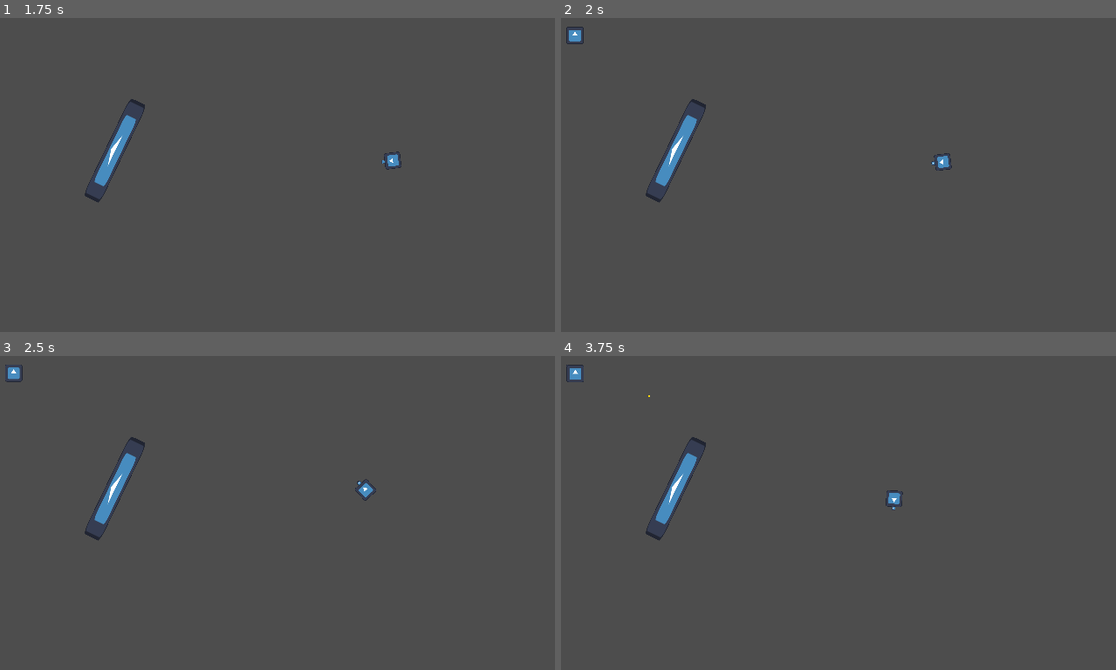
Above: before the commit, frames 1-4 (two rows, left to right).
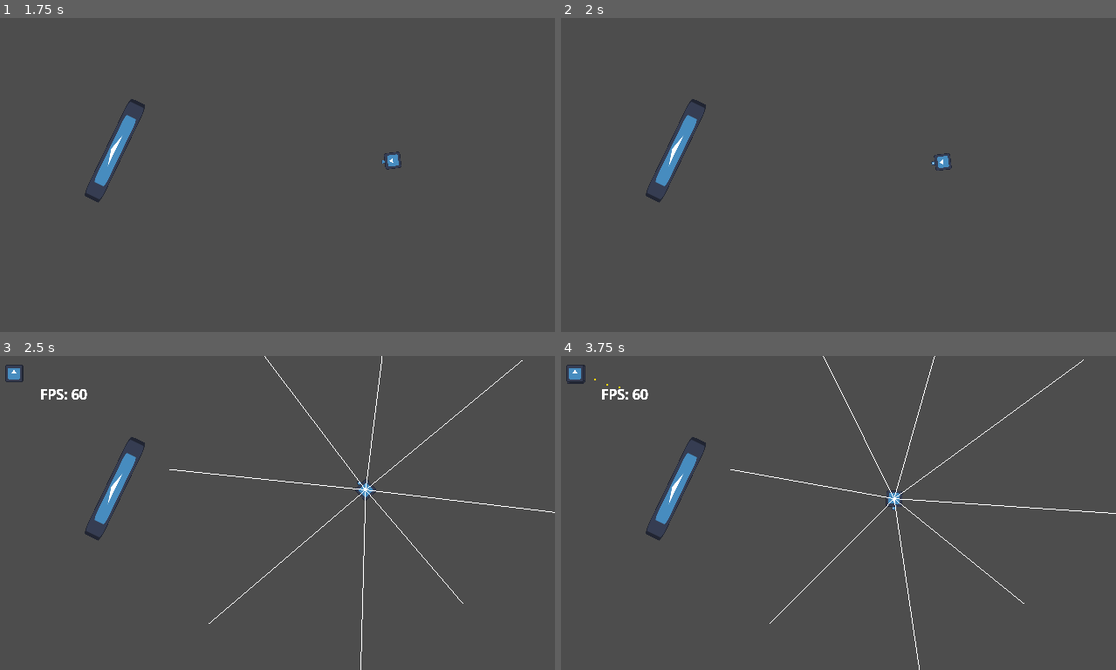
Above: after the commit, the same moments.

Repository: gabriel-r-s/vamp-theft-survivors
Game: Godot game, scene res://scenes/enemy_debug.tscn
Same seed, same stepped clock (60 frames per second), same inputs: the game is played once before the commit and once after it. The project has no main scene, so this scene is started directly. The engine's default icon, where the game draws it, is replaced by a stand-in: a white triangle on a blue panel in a dark square.
Inputs (mouse positions are in pixels of both pictures, inside the frame that each line leads up to):
- Up to frame 1 (1.75 s): tap Enter at 0.5 s; move the mouse to (399, 159) at 0.52 s; click (399, 159) at 0.67 s; move the mouse to (166, 190) at 1.27 s; click (166, 190) at 1.42 s
- Up to frame 2 (2 s): no input
- Up to frame 3 (2.5 s): move the mouse to (333, 443) at 2.02 s; click (333, 443) at 2.17 s
- Up to frame 4 (3.75 s): move the mouse to (810, 575) at 2.77 s; click (810, 575) at 2.92 s; move the mouse to (1005, 560) at 3.52 s; click (1005, 560) at 3.67 s

Frame 1 is identical in both runs. In frame 2, 0.1% of the frame differs, in the area x 0-5%, y 2-9%; in frame 3, 0.8%; in frame 4, 0.9%, in the area x 0-100%, y 0-100%.
Error before the commit: Trying to return value of type "Nil" from a function whose return type is "Vector2". (res://scripts/enemy/manager/navigation.gd:29)

Commit message:
pequeno benchmark

Diff:
--- a/scenes/enemy/manager.tscn
+++ b/scenes/enemy/manager.tscn
@@ -28,6 +28,5 @@
 collide_with_areas = true
 
 [node name="DebugDraw" type="Node2D" parent="." node_paths=PackedStringArray("manager")]
-visible = false
 script = ExtResource("4_x6yy4")
 manager = NodePath("..")
--- a/scenes/enemy_debug.tscn
+++ b/scenes/enemy_debug.tscn
@@ -29,13 +29,15 @@
 player = NodePath("../Player")
 
 [node name="DebugSpawn" type="Timer" parent="."]
+wait_time = 0.1
 
 [node name="DebugSpawnPre" type="Timer" parent="."]
+wait_time = 2.0
 one_shot = true
 autostart = true
 
 [node name="DebugSpawnPost" type="Timer" parent="."]
-wait_time = 20.0
+wait_time = 60.0
 one_shot = true
 autostart = true
 
--- a/scripts/bullet.gd
+++ b/scripts/bullet.gd
@@ -34,7 +34,6 @@
     return self
 
 func _ready() -> void:
-    print("bullet added")
     timer.start()
 
 func _on_timer_timeout() -> void:
--- a/scripts/enemy/enemy.gd
+++ b/scripts/enemy/enemy.gd
@@ -47,8 +47,6 @@
         State.Shooting:
             bored_timer.start()
 
-    prints("state set to", State.find_key(next_state))
-
     state = next_state
 
 func move_toward_nav_target(delta: float) -> void:
--- a/scripts/enemy/gun.gd
+++ b/scripts/enemy/gun.gd
@@ -19,15 +19,12 @@
     timer.wait_time = fire_interval
 
 func shoot() -> void:
-    prints("SHOOT CALLED", get_instance_id())
     var player_pos = enemy.player_pos
     if player_pos != null:
         var dir := enemy.global_position.direction_to(player_pos)
         var bullet: Bullet = bullet_scene.instantiate()
         bullet = bullet.dmg(dmg).dir(dir, speed).dont_collide_with_enemies()
         add_sibling(bullet)
-    else:
-        print("    BUT POS IS NULL")
 
 func _physics_process(_delta: float) -> void:
     if not is_shooting and enemy.state == Enemy.State.Shooting:
--- a/scripts/enemy/manager/debug_draw.gd
+++ b/scripts/enemy/manager/debug_draw.gd
@@ -9,3 +9,4 @@
     var player_pos := manager.navigation.player_global_pos()
     for point in manager.navigation.points:
         draw_line(point, player_pos, Color.WHITE)
+        draw_string(ThemeDB.fallback_font, Vector2(50.0, 50.0), "FPS: %d" % [Engine.get_frames_per_second()])
--- a/scripts/enemy/manager/spawner.gd
+++ b/scripts/enemy/manager/spawner.gd
@@ -1,7 +1,7 @@
 class_name EnemyManagerSpawner
 extends Node
 
-@export_range(1, 32) var num_slices := 8
+@export_range(1, 32) var num_slices := 16
 
 class TimeSliceSignal:
     var sig: Signal
@@ -34,18 +34,9 @@
 
 
 func least_used_signal() -> Signal:
-    var min_index := -1
-    var min_listeners := Vector2i.MAX.x
-
-    for i in slices.size():
-        var num_listeners := slices[i].sig.get_connections().size()
-        if num_listeners < min_listeners:
-            min_index = i
-            min_listeners = num_listeners
-
-    prints("enemy got signal %d" % [min_index])
-    return slices[min_index].sig
-
+    var slice_index := Engine.get_physics_frames() % num_slices
+    var slice: TimeSliceSignal = slices[slice_index]
+    return slice.sig
 
 func _physics_process(_delta: float) -> void:
     var slice_index := Engine.get_physics_frames() % num_slices
